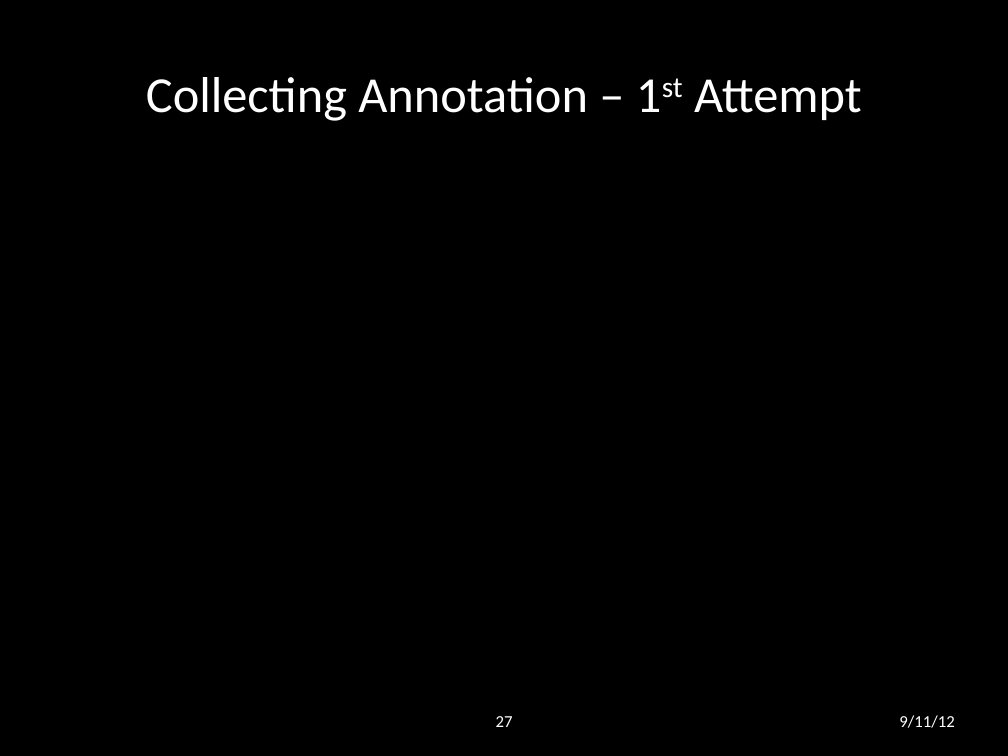
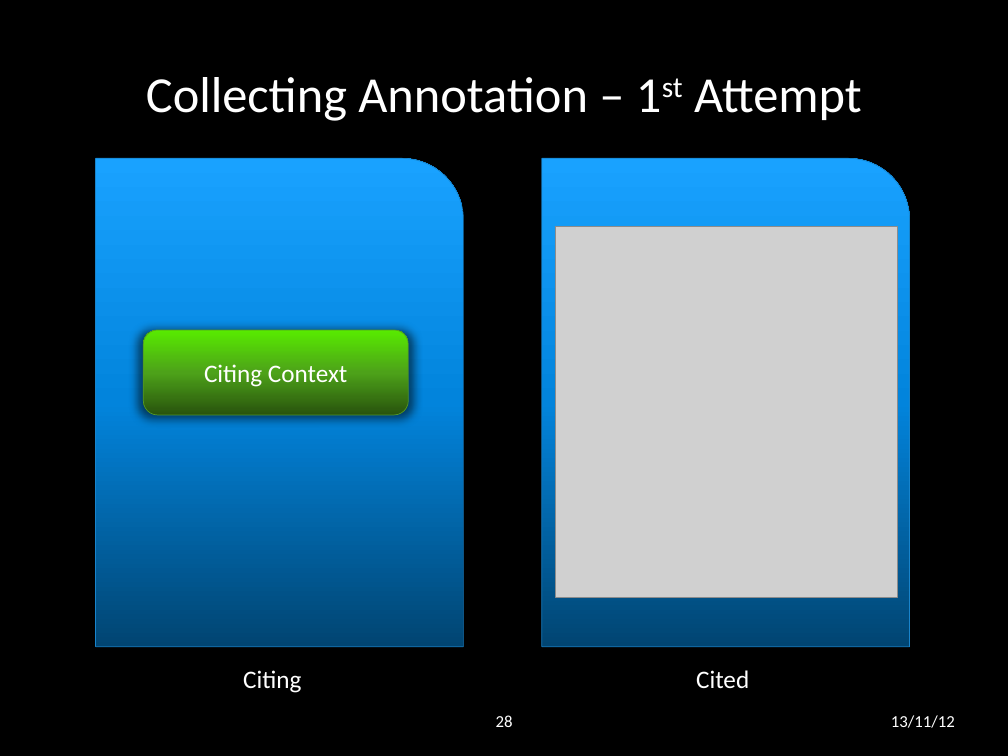
Before and after one commit to lwheng/fyp, a slide deck: slide 28 of presentation/final presentation.pptx (slide 27 before the commit). Drawn at 1008x756 pixels with LibreOffice and Linux fonts; fonts in the diff are those of the drawing; grey boxes stand for pictures; background and template pictures are left out. Boxes give left, top, right and bottom in pixels: in the first picture for what was removed or moved away, otherwise in the second. Text is boxed around its words. In the diff, an @@ line names an element or a change of style, - is before the commit and + after.

```diff
--- a/presentation/final presentation.pptx
+++ b/presentation/final presentation.pptx
@@ round rect added at [96, 158, 464, 646], fill gradient #014573 to #0285DD to #1AA3FF, outline #1884CD 0.5 pt @@
@@ round rect added at [542, 158, 910, 646], fill gradient #014573 to #0285DD to #1AA3FF, outline #1884CD 0.5 pt @@
@@ picture added at [555, 227, 897, 598] @@
@@ rounded rectangle added at [143, 330, 408, 414], fill gradient #28540D to #4DA219 to #5AEB00, outline #529827 0.5 pt, 18 pt, text #FFFFFF @@
+Citing Context
@@ text added at [243, 670, 301, 693], 18 pt, text #FFFFFF @@
+Citing
@@ text added at [696, 670, 749, 688], 18 pt, text #FFFFFF @@
+Cited
@@ page number at [496, 715, 513, 727]: text changed @@
-27
+28
@@ text at [891, 715, 955, 728]: text changed @@
-9/11/12
+13/11/12
```
Also in this commit, not shown: 37 other slides changed, 19 slides added.
